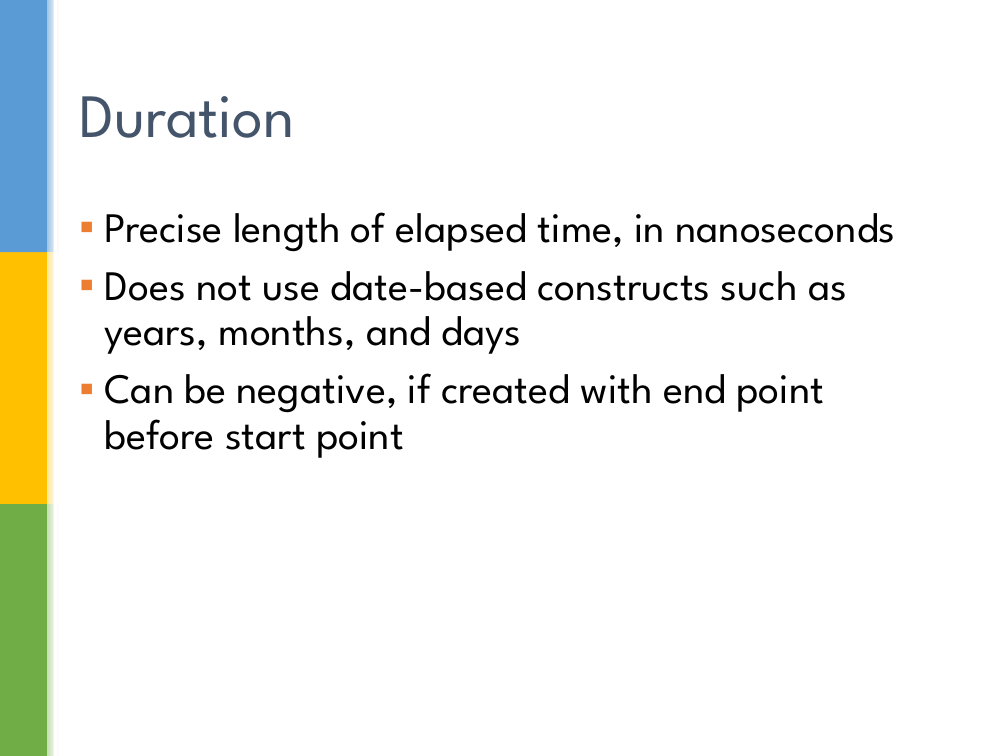
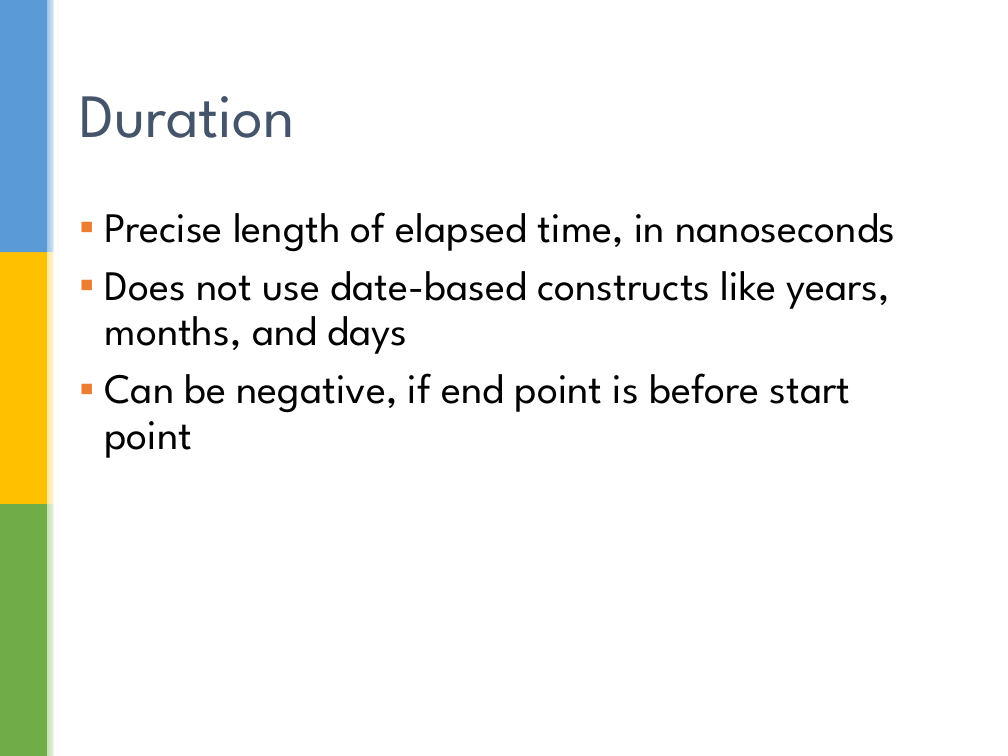
Before and after one commit to sualeh/make-a-date, a slide deck: slide 24 of Java 8 Date and Time API.pptx. Drawn at 1008x756 pixels with LibreOffice and Linux fonts; fonts in the diff are those of the drawing; background and template pictures are left out. Boxes give left, top, right and bottom in pixels: in the first picture for what was removed or moved away, otherwise in the second. Text is boxed around its words. In the diff, an @@ line names an element or a change of style, - is before the commit and + after.

```diff
--- a/Java 8 Date and Time API.pptx
+++ b/Java 8 Date and Time API.pptx
@@ text at bbox=[105, 271, 890, 458]: text changed @@
-▪ Does not use date-based constructs such as years, months, and days
-▪ Can be negative, if created with end point before start point
+▪ Does not use date-based constructs like years, months, and days
+▪ Can be negative, if end point is before start point
```
Also in this commit, not shown: 24 other slides changed, 1 slide added, 1 slide removed.
